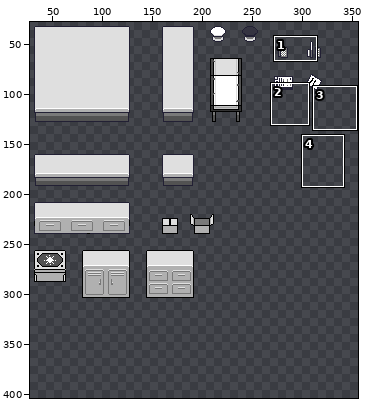
Sprite sheet -- assets/furnishing.png. The picture above shows the old version from afar; the outline marks the close-up.
Close-up. Old version:
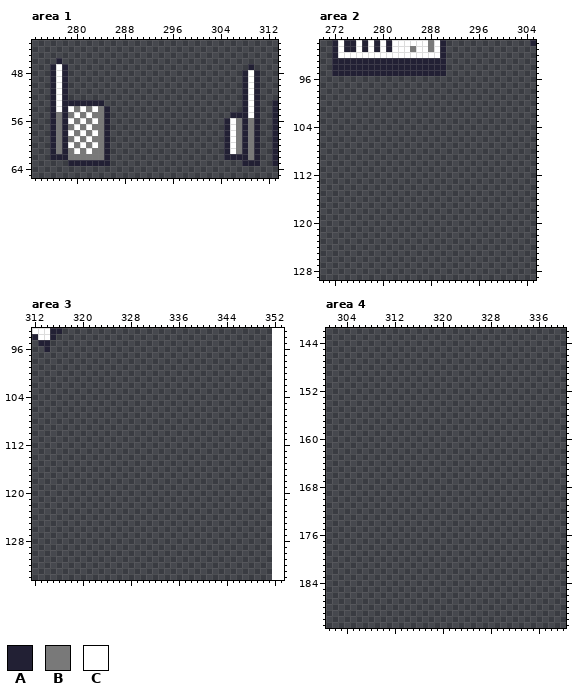
The file is 352x321 pixels. Colours within 5 levels of each other are drawn and written as one. Shown: area 1: x 273..313, y 43..65; area 2: x 270..305, y 90..129; area 3: x 312..353, y 93..134; area 4: x 301..340, y 142..191. The old version is drawn lined up with the new one, on the new canvas. The wide view leaves out empty margins. The commit also changed other parts of the picture, which this record leaves out.
Palette (. is transparent): A #222034  B #797979  C #ffffff
Pixels before, area 1, first column x 276:
46 .A....................................
47 ACA..............................A....
48 ACA.............................ACA...
49 ACA.............................ACA...
50 ACA.............................ACA...
51 ACA.............................ACA...
52 ACA.............................ACA...
53 ACAAAAAAA.......................ACA..A
54 ACACBCBCBA......................ACA..A
55 ABABCBCBBA....................AAACA..A
56 ABACBCBCBA...................ACBABA..A
57 ABABCBCBBA...................ACBABA..A
58 ABACBCBCBA...................ACBABA..A
59 ABABCBCBBA...................ACBABA..A
60 ABACBCBCBA...................ACBABA..A
61 ABABCBCBBA...................ACBABA..A
62 AAABBBBBBA...................AAAABA..A
63 ...AAAAAAA......................AAA..A
Pixels before, area 2, first column x 272:
90 ACAACACACACCCCCCBCA..............A
91 ACAACACACACCCBCCBCA...............
92 ACCCCCCCCCCCCCCCCCA...............
93 AAAAAAAAAAAAAAAAAAA...............
94 AAAAAAAAAAAAAAAAAAA...............
95 AAAAAAAAAAAAAAAAAAA...............
Pixels before, area 3, first column x 312:
93 CCCAA
94 ACCA.
95 .AA..
96 ..A..
After:
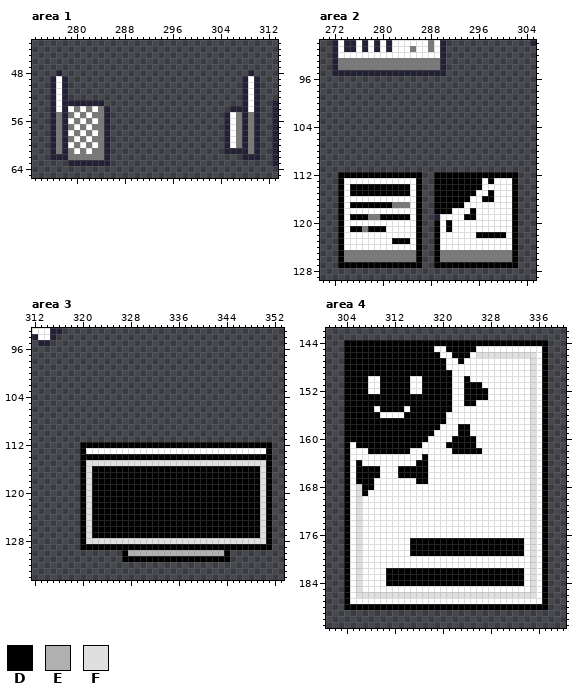
Colours new in this view: D #000000  E #b0b0b0  F #dfdfdf
Edits made:
canvas 352x321 -> 948x537
Changed rows in their new state; - is an unchanged pixel.
Area 1:
first column x 276:
46 -.---------------------------------
47 ...------------------------------.-
48 .A.-----------------------------.A.
first column x 305:
54 -AA--
55 ACB-B
first column x 305:
61 -AA---
62 ...-A-
63 ---...
Area 2:
first column x 273:
 93 BBBBBBBBBBBBBBBBB
 94 BBBBBBBBBBBBBBBBB
first column x 273:
112 DDDDDDDDDDDDDD--DDDDDDDDDDDDDD
113 DCCCCCCCCCCCCD--DDDDDDDDCDCCCD
114 DCDDDDDDDDDDCD--DDDDDDDDCCCCCD
115 DCDDDDDDDDDDCD--DDDDDDDCCDCCCD
116 DCCCCCCCCCCCCD--DDDDDDCCDDCCCD
117 DCDDDDDDDBBBCD--DDDDDCCCCCCCCD
118 DCCCCCCCCCCCCD--DDDCCCDCCCCCCD
119 DCDDDBBDDDDDCD--ACCCCDDCCCCCCD
120 DCCCCCCCCCCCCD--DCDCCCCCCCCCCD
121 DCDDBDDDCCCCCD--DCDCCCCCCCCCCD
122 DCCCCCCCCCCCCD--DCCCCCCDDDDDCD
123 DCCCCCCCCDDDCD--DCCCCCCCCCCCCD
124 DCCCCCCCCCCCCD--DCCCCCCCCCCCCD
125 DBBBBBBBBBBBBD--DBBBBBBBBBBBBD
126 DBBBBBBBBBBBBD--DBBBBBBBBBBBBD
127 DDDDDDDDDDDDDD--DDDDDDDDDDDDDD
Area 3:
first column x 314:
 96 .
first column x 320:
112 DDDDDDDDDDDDDDDDDDDDDDDDDDDDDDDD
113 DCCCCCCCCCCCCCCCCCCCCCCCCCCCCCCD
114 DDDDDDDDDDDDDDDDDDDDDDDDDDDDDDDD
115 DFFFFFFFFFFFFFFFFFFFFFFFFFFFFFFD
116 DFDDDDDDDDDDDDDDDDDDDDDDDDDDDDFD
117 DFDDDDDDDDDDDDDDDDDDDDDDDDDDDDFD
118 DFDDDDDDDDDDDDDDDDDDDDDDDDDDDDFD
119 DFDDDDDDDDDDDDDDDDDDDDDDDDDDDDFD
120 DFDDDDDDDDDDDDDDDDDDDDDDDDDDDDFD
121 DFDDDDDDDDDDDDDDDDDDDDDDDDDDDDFD
122 DFDDDDDDDDDDDDDDDDDDDDDDDDDDDDFD
123 DFDDDDDDDDDDDDDDDDDDDDDDDDDDDDFD
124 DFDDDDDDDDDDDDDDDDDDDDDDDDDDDDFD
125 DFDDDDDDDDDDDDDDDDDDDDDDDDDDDDFD
126 DFDDDDDDDDDDDDDDDDDDDDDDDDDDDDFD
127 DFDDDDDDDDDDDDDDDDDDDDDDDDDDDDFD
128 DFFFFFFFFFFFFFFFFFFFFFFFFFFFFFFD
129 DDDDDDDDDDDDDDDDDDDDDDDDDDDDDDDD
130 -------DEEEEEEEEEEEEEEEED-------
131 -------DDDDDDDDDDDDDDDDDD-------
Area 4:
first column x 304:
144 DDDDDDDDDDDDDDDDDDDDDDDDDDDDDDDDDD
145 DDDDDDDDDDDDDDDCCDDDDDCCCCCCCCCCCD
146 DDDDDDDDDDDDDDDDCCDDDCFFFFFFFFFFCD
147 DDDDDDDDDDDDDDDDDCCDCCCCCCCCCCCFCD
148 DDDDDDDDDDDDDDDDDCCCCCCCCCCCCCCFCD
149 DDDDDDDDDDDDDDDDDDCCCCCCCCCCCCCFCD
150 DDDDCCDDDDDCCDDDDDCCDCCCCCCCCCCFCD
151 DDDDCCDDDDDCCDDDDDCCDDDCCCCCCCCFCD
152 DDDDCCDDDDDCCDDDDDCCDDDDCCCCCCCFCD
153 DDDDDDDDDDDDDDDDDDCCDDDDCCCCCCCFCD
154 DDDDDDDDDDDDDDDDDDCCDDCCCCCCCCCFCD
155 DDDDDCDDDDCDDDDDDDCCCCCCCCCCCCCFCD
156 DDDDDDCCCCDDDDDDDCCCCCCCCCCCCCCFCD
157 DDDDDDDDDDDDDDDDDCCCCCCCCCCCCCCFCD
158 DDDDDDDDDDDDDDDDCCCDDCCCCCCCCCCFCD
159 DDDDDDDDDDDDDDDCCCCDDCCCCCCCCCCFCD
160 DDDDDDDDDDDDDDCCCCDDDDCCCCCCCCCFCD
161 DCDDDDDDDDDDDCCCCDDDDDCCCCCCCCCFCD
162 DCCCDDDDDDDCCCCCCCDDDDDCCCCCCCCFCD
163 DCCCCCCCCCCCCDCCCCCCCCCCCCCCCCCFCD
164 DCDCCCCCCCCCDDCCCCCCCCCCCCCCCCCFCD
165 DCDDDDCCCDDDDDCCCCCCCCCCCCCCCCCFCD
166 DCDDDDCCCDDDDDCCCCCCCCCCCCCCCCCFCD
167 DCDDDCCCCCCCDDCCCCCCCCCCCCCCCCCFCD
168 DCFDDCCCCCCCCCCCCCCCCCCCCCCCCCCFCD
169 DCFDCCCCCCCCCCCCCCCCCCCCCCCCCCCFCD
170 DCFCCCCCCCCCCCCCCCCCCCCCCCCCCCCFCD
171 DCFCCCCCCCCCCCCCCCCCCCCCCCCCCCCFCD
172 DCFCCCCCCCCCCCCCCCCCCCCCCCCCCCCFCD
173 DCFCCCCCCCCCCCCCCCCCCCCCCCCCCCCFCD
174 DCFCCCCCCCCCCCCCCCCCCCCCCCCCCCCFCD
175 DCFCCCCCCCCCCCCCCCCCCCCCCCCCCCCFCD
176 DCFCCCCCCCCCCCCCCCCCCCCCCCCCCCCFCD
177 DCFCCCCCCCCDDDDDDDDDDDDDDDDDDDCFCD
178 DCFCCCCCCCCDDDDDDDDDDDDDDDDDDDCFCD
179 DCFCCCCCCCCDDDDDDDDDDDDDDDDDDDCFCD
180 DCFCCCCCCCCCCCCCCCCCCCCCCCCCCCCFCD
181 DCFCCCCCCCCCCCCCCCCCCCCCCCCCCCCFCD
182 DCFCCCCDDDDDDDDDDDDDDDDDDDDDDDCFCD
183 DCFCCCCDDDDDDDDDDDDDDDDDDDDDDDCFCD
184 DCFCCCCDDDDDDDDDDDDDDDDDDDDDDDCFCD
185 DCFCCCCCCCCCCCCCCCCCCCCCCCCCCCCFCD
186 DCFFFFFFFFFFFFFFFFFFFFFFFFFFFFFFCD
187 DCCCCCCCCCCCCCCCCCCCCCCCCCCCCCCCCD
188 DDDDDDDDDDDDDDDDDDDDDDDDDDDDDDDDDD
